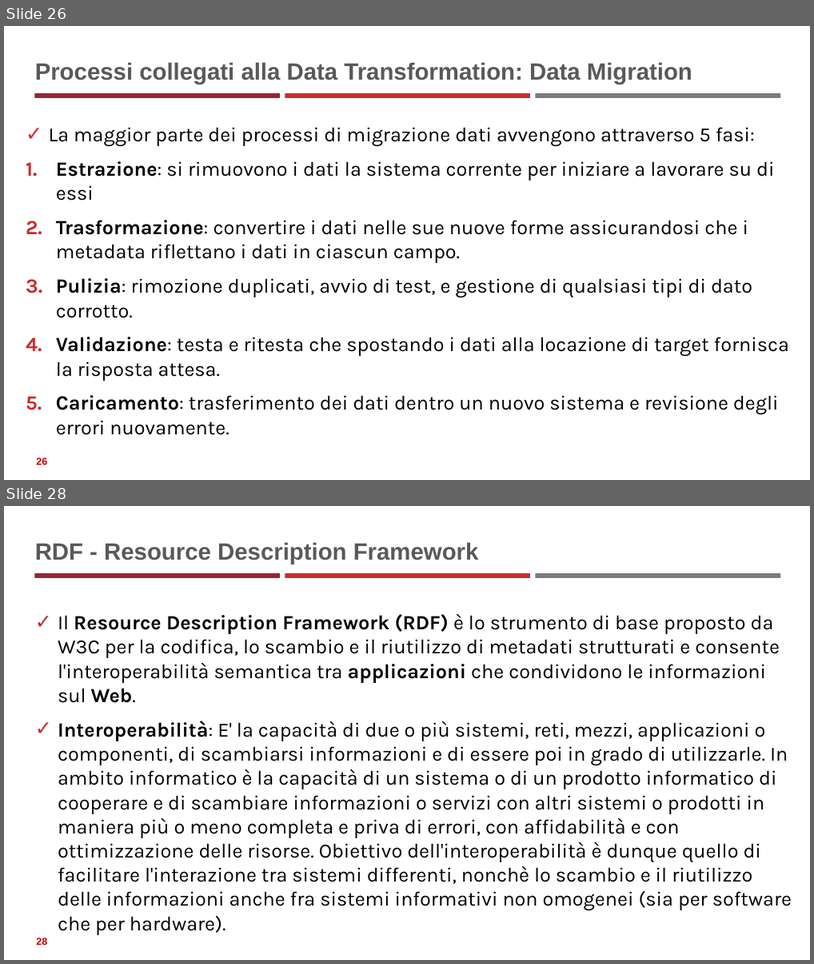
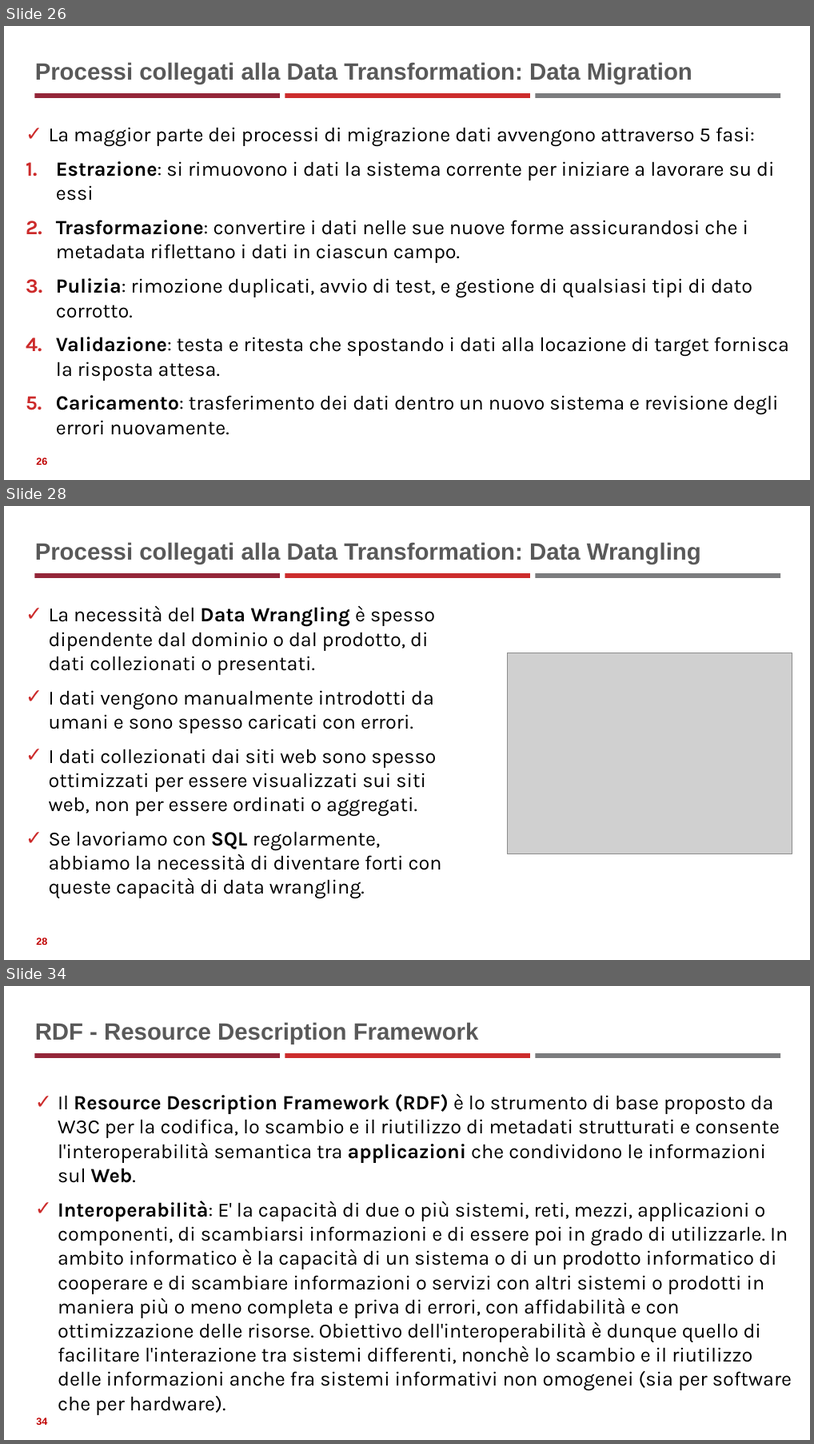
Before and after one commit to neural1977/data_science_interview_material, a slide deck: Data_Science_ita.pptx. Shown one above the other, each under a label of ours: slides 26 and 28 before the commit, slides 26, 28 and 34 after it; the slides between them are not shown. The pictures are 814x964 and 814x1444 pixels, drawn with LibreOffice and Linux fonts; fonts in the diff are those of the drawing; grey boxes stand for pictures. Boxes give left, top, right and bottom in pixels: in the first picture for what was removed or moved away, otherwise in the second. Text is boxed around its words. In the diff, an @@ line names an element or a change of style, - is before the commit and + after.

```diff
--- a/Data_Science_ita.pptx
+++ b/Data_Science_ita.pptx
@@ slide 28 added at box(4, 506, 810, 960), background #FFFFFF; not listed: 3 template elements that a slide beside it also shows @@
@@ title added at box(35, 542, 702, 564), 28 pt, text #595959, bold @@
+Processi collegati alla Data Transformation: Data Wrangling
@@ text added at box(49, 606, 442, 898), 24 pt, text #000000 @@
+✓ La necessità del Data Wrangling è spesso dipendente dal dominio o dal prodotto, di dati collezionati o presentati.
+✓ I dati vengono manualmente introdotti da umani e sono spesso caricati con errori.
+✓ I dati collezionati dai siti web sono spesso ottimizzati per essere visualizzati sui siti web, non per essere ordinati o aggregati.
+✓ Se lavoriamo con SQL regolarmente, abbiamo la necessità di diventare forti con queste capacità di data wrangling.
@@ picture added at box(507, 652, 792, 853) @@
@@ page number added at box(36, 937, 47, 944), 12 pt, text #C00000, bold @@
+28
@@ what was slide 28 is now slide 34 @@
@@ page number at box(36, 1417, 47, 1424): text changed @@
-28
+34
```
Also in this commit, not shown: 2 slides changed, 5 other slides added, 1 other file.
